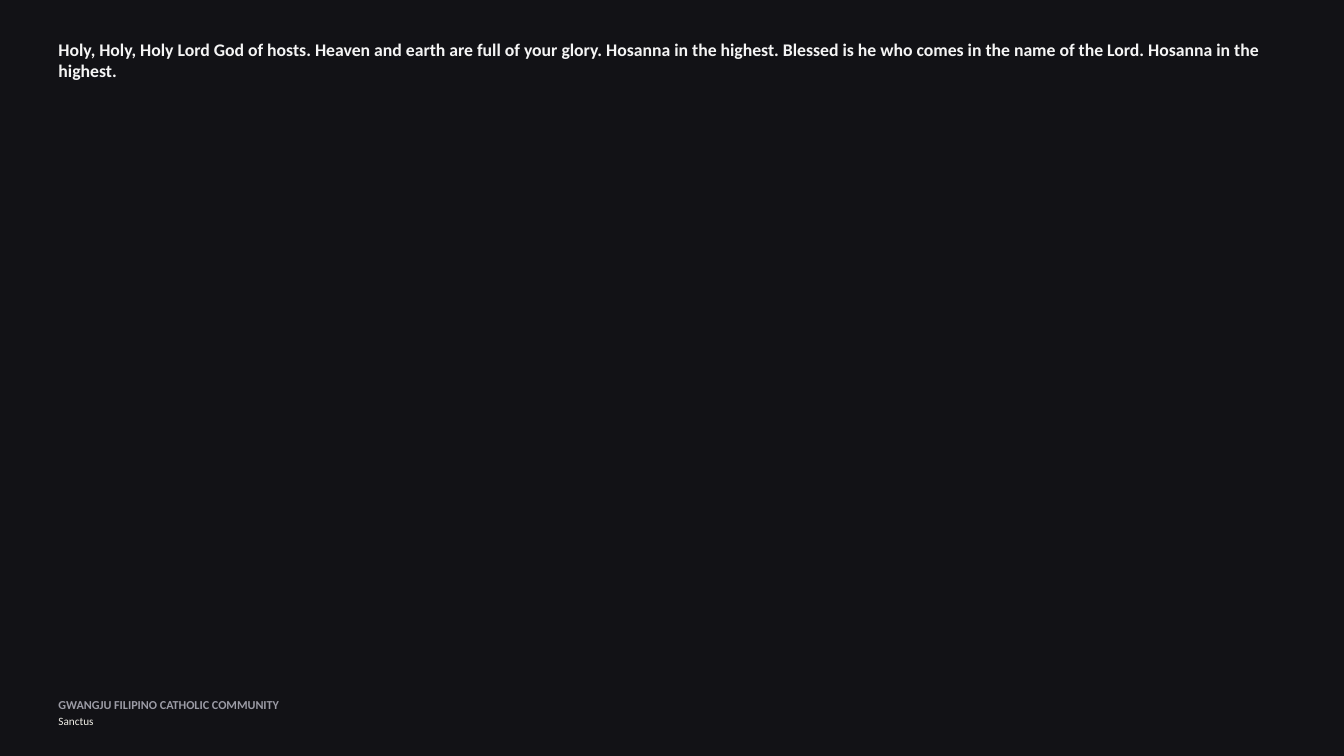
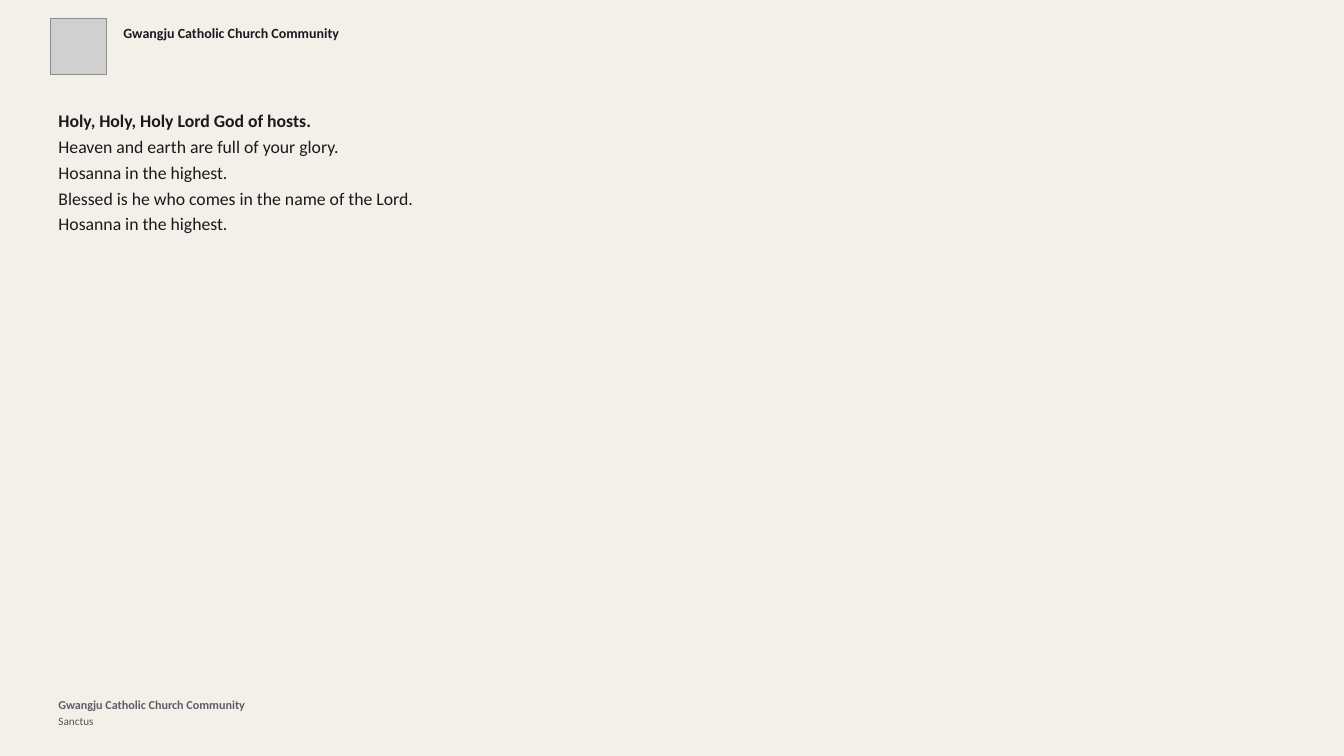
Before and after one commit to divinogabriel9/mass-ppt-generator, a slide deck: slide 36 of church_media_generator/outputs/mass_presentation.pptx. Drawn at 1344x756 pixels with LibreOffice and Linux fonts; fonts in the diff are those of the drawing; grey boxes stand for pictures. Boxes give left, top, right and bottom in pixels: in the first picture for what was removed or moved away, otherwise in the second. Text is boxed around its words. In the diff, an @@ line names an element or a change of style, - is before the commit and + after.

```diff
--- a/church_media_generator/outputs/mass_presentation.pptx
+++ b/church_media_generator/outputs/mass_presentation.pptx
@@ background #121216 to #F2F0E8 @@
@@ picture added at bbox=[50, 19, 106, 74] @@
@@ text added at bbox=[123, 28, 339, 41], 15 pt, text #1A1A1E, bold @@
+Gwangju Catholic Church Community
@@ text at bbox=[58, 114, 412, 233]: text changed; text colour #F5F5F5 to #1A1A1E; bold off @@
-Holy, Holy, Holy Lord God of hosts. Heaven and earth are full of your glory. Hosanna in the highest. Blessed is he who comes in the name of the Lord. Hosanna in the highest.
+Holy, Holy, Holy Lord God of hosts.
+Heaven and earth are full of your glory.
+Hosanna in the highest.
+Blessed is he who comes in the name of the Lord.
+Hosanna in the highest.
@@ text at bbox=[58, 700, 244, 711]: text changed; text colour #9B9BA5 to #5F5D68 @@
-GWANGJU FILIPINO CATHOLIC COMMUNITY
+Gwangju Catholic Church Community
@@ text at bbox=[58, 718, 93, 725]: text colour #F2F0E8 to #56515A in "Sanctus" @@
```
Also in this commit, not shown: 34 other slides changed, 30 slides added, 26 slides removed, 27 other files.
